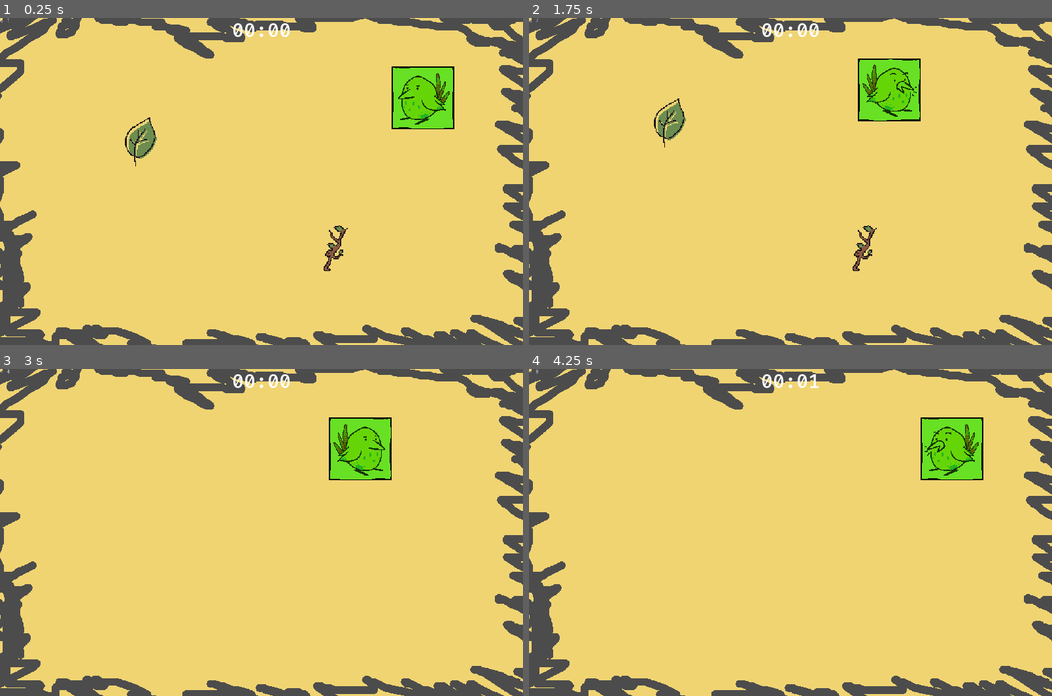
Above: before the commit, frames 1-4 (two rows, left to right).
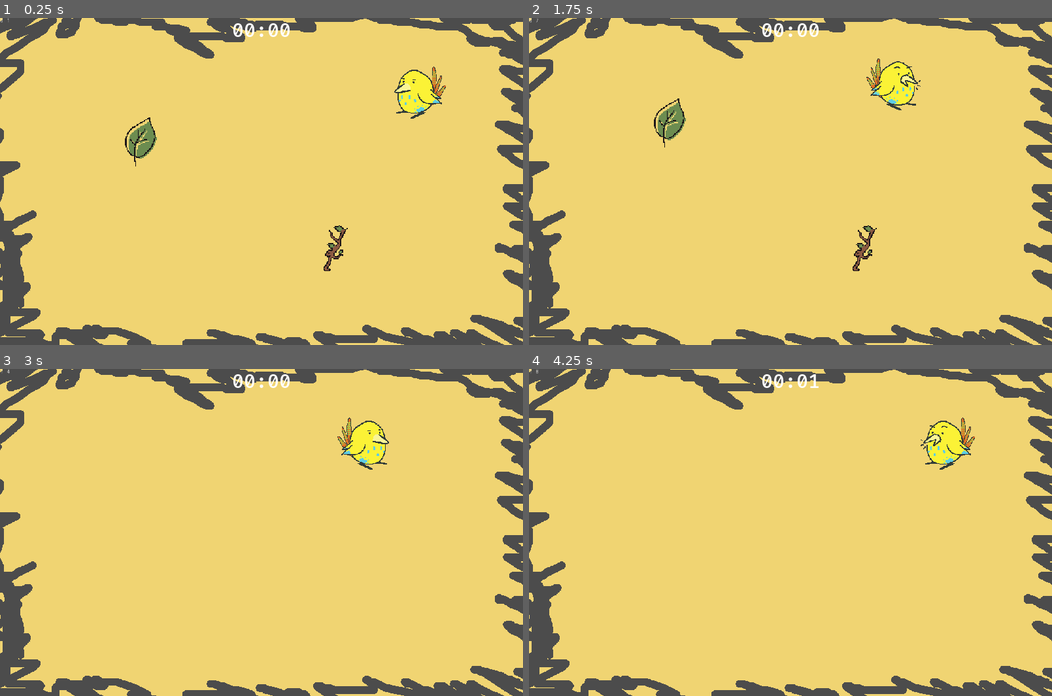
Above: after the commit, the same moments.

Repository: mapedorr/CapstoneGame
Game: Godot game, scene res://Limpiar/CleaningGame.tscn
Same seed, same stepped clock (60 frames per second), same inputs: the game is played once before the commit and once after it. Sound files missing from this copy of the repository are replaced by a short silence.
Inputs (mouse positions are in pixels of both pictures, inside the frame that each line leads up to):
- Up to frame 1 (0.25 s): no input
- Up to frame 2 (1.75 s): tap Enter at 0.5 s; drag from (670, 142) to (863, 250) at 0.52 s; tap Space at 1.25 s; drag from (863, 250) to (670, 142) at 1.27 s
- Up to frame 3 (3 s): move the mouse to (313, 460) at 2.02 s; click (313, 460) at 2.17 s; drag from (235, 597) to (104, 483) at 2.77 s
- Up to frame 4 (4.25 s): tap Enter at 3.5 s; move the mouse to (947, 581) at 3.52 s; click (947, 581) at 3.67 s

The runs differ from the first frame. In frame 1, 2.3% of the frame differs, in the area x 74-87%, y 14-34%; in frame 2, 2.3%; in frame 3, 2.3%; in frame 4, 2.3%.

Commit message:
Added breakable objects.
Added Flower sprites.
Added layer system for music.
Implemented music system.

Diff:
--- a/Limpiar/CleaningGame.tscn
+++ b/Limpiar/CleaningGame.tscn
@@ -1,21 +1,25 @@
-[gd_scene load_steps=17 format=2]
+[gd_scene load_steps=22 format=2]
 
 [ext_resource path="res://Limpiar/Limpiar.gd" type="Script" id=1]
 [ext_resource path="res://Limpiar/Leaf/Leaf.tscn" type="PackedScene" id=2]
 [ext_resource path="res://Limpiar/Leaf/Stick.tscn" type="PackedScene" id=3]
-[ext_resource path="res://Limpiar/fondo.png" type="Texture" id=4]
-[ext_resource path="res://CustomResources/DynamicFonts/FiraCode-Medium-32.tres" type="DynamicFont" id=5]
-[ext_resource path="res://Limpiar/MusicManager.gd" type="Script" id=6]
-[ext_resource path="res://Limpiar/Metronome.gd" type="Script" id=7]
-[ext_resource path="res://Audio/MusicRefLoop_CleaningStage_110BPM.wav" type="AudioStream" id=8]
-[ext_resource path="res://Assets/Sprites/bird-02.png" type="Texture" id=9]
-[ext_resource path="res://Assets/Sprites/bird-02-pressed.png" type="Texture" id=10]
-[ext_resource path="res://Assets/Scripts/DancingBird.gd" type="Script" id=11]
-[ext_resource path="res://Audio/achli2.ogg" type="AudioStream" id=12]
-[ext_resource path="res://CustomResources/DynamicFonts/FiraCode-Medium-128.tres" type="DynamicFont" id=13]
+[ext_resource path="res://Limpiar/Leaf/Flower.tscn" type="PackedScene" id=4]
+[ext_resource path="res://Limpiar/fondo.png" type="Texture" id=5]
+[ext_resource path="res://CustomResources/DynamicFonts/FiraCode-Medium-32.tres" type="DynamicFont" id=6]
+[ext_resource path="res://Limpiar/MusicManager.gd" type="Script" id=7]
+[ext_resource path="res://Limpiar/Metronome.gd" type="Script" id=8]
+[ext_resource path="res://Audio/MX/MX_Cleaning_Base.ogg" type="AudioStream" id=9]
+[ext_resource path="res://Audio/MX/MX_Cleaning_Layer1.ogg" type="AudioStream" id=10]
+[ext_resource path="res://Audio/MX/MX_Cleaning_Layer2.ogg" type="AudioStream" id=11]
+[ext_resource path="res://Audio/MX/MX_Cleaning_Layer3.ogg" type="AudioStream" id=12]
+[ext_resource path="res://Assets/Sprites/bird_1-idle.png" type="Texture" id=13]
+[ext_resource path="res://Assets/Sprites/bird_1-sing.png" type="Texture" id=14]
+[ext_resource path="res://Assets/Scripts/DancingBird.gd" type="Script" id=15]
+[ext_resource path="res://Audio/achli2.ogg" type="AudioStream" id=16]
+[ext_resource path="res://CustomResources/DynamicFonts/FiraCode-Medium-128.tres" type="DynamicFont" id=17]
 
 [sub_resource type="Theme" id=1]
-default_font = ExtResource( 5 )
+default_font = ExtResource( 6 )
 Label/colors/font_color = Color( 1, 1, 1, 1 )
 Label/colors/font_color_shadow = Color( 0, 0, 0, 0 )
 Label/colors/font_outline_modulate = Color( 1, 1, 1, 1 )
@@ -44,19 +48,24 @@
 "values": [ Vector2( 0, 0 ), Vector2( 0, -20 ), Vector2( 0, 0 ) ]
 }
 
+[sub_resource type="RectangleShape2D" id=4]
+extents = Vector2( 500, 304.762 )
+
 [node name="Limpiar" type="Node2D"]
 script = ExtResource( 1 )
 leaf = ExtResource( 2 )
 stick = ExtResource( 3 )
+flower = ExtResource( 4 )
 
 [node name="fondo" type="Sprite" parent="."]
 position = Vector2( 640, 400 )
 z_index = -1
-texture = ExtResource( 4 )
+texture = ExtResource( 5 )
 
 [node name="MasterTimer" type="Timer" parent="."]
 
 [node name="Debug" type="Control" parent="."]
+editor/display_folded = true
 margin_right = 1280.0
 margin_bottom = 800.0
 mouse_filter = 2
@@ -70,11 +79,12 @@
 valign = 1
 
 [node name="MusicManager" type="Node" parent="."]
-script = ExtResource( 6 )
+editor/display_folded = true
+script = ExtResource( 7 )
 
 [node name="Metronome" type="Node" parent="MusicManager"]
 editor/display_folded = true
-script = ExtResource( 7 )
+script = ExtResource( 8 )
 bpm = 110.0
 eight = true
 
@@ -86,27 +96,35 @@
 process_mode = 0
 wait_time = 0.5
 
-[node name="Mx" type="AudioStreamPlayer" parent="MusicManager"]
-stream = ExtResource( 8 )
+[node name="MxBase" type="AudioStreamPlayer" parent="MusicManager"]
+stream = ExtResource( 9 )
+
+[node name="Layer1" type="AudioStreamPlayer" parent="MusicManager"]
+stream = ExtResource( 10 )
+
+[node name="Layer2" type="AudioStreamPlayer" parent="MusicManager"]
+stream = ExtResource( 11 )
+
+[node name="Layer3" type="AudioStreamPlayer" parent="MusicManager"]
+stream = ExtResource( 12 )
 
 [node name="Bird4" type="Sprite" parent="."]
 position = Vector2( 958.687, 118.583 )
 
 [node name="DancingBird" type="TouchScreenButton" parent="Bird4"]
-modulate = Color( 0.407843, 0.878431, 0.141176, 1 )
 scale = Vector2( 0.3, 0.3 )
-normal = ExtResource( 9 )
-pressed = ExtResource( 10 )
+normal = ExtResource( 13 )
+pressed = ExtResource( 14 )
 shape = SubResource( 2 )
 passby_press = true
-script = ExtResource( 11 )
+script = ExtResource( 15 )
 cuando = 4
 
 [node name="Dance" type="AnimationPlayer" parent="Bird4/DancingBird"]
 anims/Dance = SubResource( 3 )
 
 [node name="Chirp" type="AudioStreamPlayer2D" parent="Bird4/DancingBird"]
-stream = ExtResource( 12 )
+stream = ExtResource( 16 )
 
 [node name="LeafContainer" type="Node2D" parent="."]
 __meta__ = {
@@ -140,4 +158,15 @@
 valign = 1
 autowrap = true
 
+[node name="SpawnArea" type="StaticBody2D" parent="."]
+editor/display_folded = true
+position = Vector2( 636.259, 404.603 )
+__meta__ = {
+"_edit_group_": true
+}
+
+[node name="CollisionShape2D" type="CollisionShape2D" parent="SpawnArea"]
+shape = SubResource( 4 )
+disabled = true
+
 [connection signal="timeout" from="MusicManager/Metronome/Timer" to="MusicManager/Metronome" method="_on_Timer_timeout"]
--- /dev/null
+++ b/Limpiar/Leaf/Breakable.gd
@@ -0,0 +1,32 @@
+extends "res://Limpiar/Leaf/SwipeObject.gd"
+
+var alive = true
+var cuando2 = 2
+var hp = 2
+
+func _ready():
+	print("Ready Breakable")
+	if random_movement:
+		randomize()
+		cuando2 = randi() % max_count + 1
+	$TouchScreenButton.connect("pressed", self, "kill")
+
+func _on_swiped(gesture):
+	if not alive:
+		._on_swiped(gesture)
+
+func move():
+	if hp > 1:
+		.move()
+		if cuando2 == count:
+			$Sprite/Dance.play("Dance")
+			randomize()
+			cuando2 = randi() % max_count + 1
+
+func kill():
+	if alive:
+		hp -= 1
+		if hp == 1:
+			$Sprite/Dance.play("Dead")
+		if hp == 0:
+			alive = false
--- /dev/null
+++ b/Limpiar/Leaf/Flower.tscn
@@ -0,0 +1,153 @@
+[gd_scene load_steps=11 format=2]
+
+[ext_resource path="res://Limpiar/Leaf/Breakable.gd" type="Script" id=1]
+[ext_resource path="res://Assets/Sprites/flor_dance1.png" type="Texture" id=2]
+[ext_resource path="res://Assets/Sprites/flor_dance2.png" type="Texture" id=3]
+[ext_resource path="res://Assets/Sprites/flor_dead.png" type="Texture" id=4]
+[ext_resource path="res://addons/swipe-detector/swipe_detector.gd" type="Script" id=5]
+[ext_resource path="res://addons/swipe-detector/icon.png" type="Texture" id=6]
+
+[sub_resource type="Animation" id=1]
+resource_name = "Dance"
+length = 0.2
+tracks/0/type = "value"
+tracks/0/path = NodePath(".:position")
+tracks/0/interp = 1
+tracks/0/loop_wrap = true
+tracks/0/imported = false
+tracks/0/enabled = false
+tracks/0/keys = {
+"times": PoolRealArray( 0, 0.1, 0.2 ),
+"transitions": PoolRealArray( 1, 1, 1 ),
+"update": 1,
+"values": [ Vector2( 0, 0 ), Vector2( 0, -20 ), Vector2( 0, 0 ) ]
+}
+tracks/1/type = "value"
+tracks/1/path = NodePath("../SwipeDetector/Area2D/CollisionShape2D:position")
+tracks/1/interp = 1
+tracks/1/loop_wrap = true
+tracks/1/imported = false
+tracks/1/enabled = true
+tracks/1/keys = {
+"times": PoolRealArray( 0, 0.1, 0.2 ),
+"transitions": PoolRealArray( 1, 1, 1 ),
+"update": 1,
+"values": [ Vector2( 0, 0 ), Vector2( -6.29372, -10.5594 ), Vector2( 0, 0 ) ]
+}
+tracks/2/type = "value"
+tracks/2/path = NodePath(".:texture")
+tracks/2/interp = 1
+tracks/2/loop_wrap = true
+tracks/2/imported = false
+tracks/2/enabled = true
+tracks/2/keys = {
+"times": PoolRealArray( 0, 0.1, 0.2 ),
+"transitions": PoolRealArray( 1, 1, 1 ),
+"update": 1,
+"values": [ ExtResource( 2 ), ExtResource( 3 ), ExtResource( 2 ) ]
+}
+tracks/3/type = "value"
+tracks/3/path = NodePath("../SwipeDetector/Area2D/CollisionShape2D:rotation_degrees")
+tracks/3/interp = 1
+tracks/3/loop_wrap = true
+tracks/3/imported = false
+tracks/3/enabled = true
+tracks/3/keys = {
+"times": PoolRealArray( 0 ),
+"transitions": PoolRealArray( 1 ),
+"update": 0,
+"values": [ 15.0 ]
+}
+tracks/4/type = "value"
+tracks/4/path = NodePath("../TouchScreenButton:position")
+tracks/4/interp = 1
+tracks/4/loop_wrap = true
+tracks/4/imported = false
+tracks/4/enabled = true
+tracks/4/keys = {
+"times": PoolRealArray( 0, 0.1, 0.2 ),
+"transitions": PoolRealArray( 1, 1, 1 ),
+"update": 0,
+"values": [ Vector2( -1, -1 ), Vector2( -8, -13 ), Vector2( -1, -1 ) ]
+}
+
+[sub_resource type="Animation" id=2]
+resource_name = "Dead"
+length = 0.1
+tracks/0/type = "value"
+tracks/0/path = NodePath(".:texture")
+tracks/0/interp = 1
+tracks/0/loop_wrap = true
+tracks/0/imported = false
+tracks/0/enabled = true
+tracks/0/keys = {
+"times": PoolRealArray( 0 ),
+"transitions": PoolRealArray( 1 ),
+"update": 1,
+"values": [ ExtResource( 4 ) ]
+}
+tracks/1/type = "value"
+tracks/1/path = NodePath("../SwipeDetector/Area2D/CollisionShape2D:rotation_degrees")
+tracks/1/interp = 1
+tracks/1/loop_wrap = true
+tracks/1/imported = false
+tracks/1/enabled = true
+tracks/1/keys = {
+"times": PoolRealArray( 0 ),
+"transitions": PoolRealArray( 1 ),
+"update": 0,
+"values": [ 103.219 ]
+}
+tracks/2/type = "value"
+tracks/2/path = NodePath("../SwipeDetector/Area2D/CollisionShape2D:position")
+tracks/2/interp = 1
+tracks/2/loop_wrap = true
+tracks/2/imported = false
+tracks/2/enabled = true
+tracks/2/keys = {
+"times": PoolRealArray( 0 ),
+"transitions": PoolRealArray( 1 ),
+"update": 0,
+"values": [ Vector2( -0.87413, 13.4616 ) ]
+}
+
+[sub_resource type="CapsuleShape2D" id=3]
+radius = 18.6056
+height = 19.9381
+
+[sub_resource type="RectangleShape2D" id=4]
+extents = Vector2( 24, 24 )
+
+[node name="Flower" type="Node2D"]
+script = ExtResource( 1 )
+random_movement = true
+
+[node name="Sprite" type="Sprite" parent="."]
+editor/display_folded = true
+texture = ExtResource( 2 )
+
+[node name="Dance" type="AnimationPlayer" parent="Sprite"]
+anims/Dance = SubResource( 1 )
+anims/Dead = SubResource( 2 )
+
+[node name="Tween" type="Tween" parent="."]
+
+[node name="SwipeDetector" type="Node" parent="."]
+editor/display_folded = true
+script = ExtResource( 5 )
+__meta__ = {
+"_editor_icon": ExtResource( 6 )
+}
+distance_threshold = 0.01
+directions_mode = "Four Directions"
+
+[node name="Area2D" type="Area2D" parent="SwipeDetector"]
+
+[node name="CollisionShape2D" type="CollisionShape2D" parent="SwipeDetector/Area2D"]
+rotation = 0.261799
+shape = SubResource( 3 )
+
+[node name="TouchScreenButton" type="TouchScreenButton" parent="."]
+position = Vector2( -1, -1 )
+scale = Vector2( 0.726472, 0.856078 )
+shape = SubResource( 4 )
--- a/Limpiar/Leaf/SwipeObject.gd
+++ b/Limpiar/Leaf/SwipeObject.gd
@@ -6,10 +6,12 @@
 
 export(int) var cuando = 1
 export(bool) var random_movement
-export (int) var max_count = 8
+export(int) var max_count = 8
+
 var count = 2
 
 func _ready():
+	print("Ready SwipeObject")
 	# Connect signals
 	$SwipeDetector.connect("swipe_started", self, "_on_swipe_started")
 	$SwipeDetector.connect("swipe_ended", self, "_on_swipe_ended")
@@ -19,7 +21,7 @@
 
 	if random_movement:
 		randomize()
-		cuando = randi()%max_count+1
+		cuando = randi() % max_count + 1
 
 func _enter_tree():
 	$SwipeDetector/Area2D.transform = transform
@@ -59,12 +61,8 @@
 	$Tween.start()
 
 func move():
-
 	if cuando == count:
 		$Sprite/Dance.play("Dance")
-		#if random_movement:
-		#	randomize()
-		#s	cuando = randi()%max_count+1
 	count += 1
 	if count > max_count:
 		count = 1
--- a/Limpiar/Limpiar.gd
+++ b/Limpiar/Limpiar.gd
@@ -2,11 +2,12 @@
 
 export(PackedScene) var leaf
 export(PackedScene) var stick
+export(PackedScene) var flower
 onready var dirt_on_ground = $LeafContainer.get_children().size()
-onready var min_x = 32
-onready var max_x = int(get_viewport().get_size().x - 32)
-onready var min_y = 32
-onready var max_y = int(get_viewport().get_size().y - 32)
+onready var min_x = int ($SpawnArea.position.x - $SpawnArea/CollisionShape2D.shape.extents.x)
+onready var max_x = int($SpawnArea/CollisionShape2D.shape.extents.x*2)
+onready var min_y = int ($SpawnArea.position.y - $SpawnArea/CollisionShape2D.shape.extents.y)
+onready var max_y = int($SpawnArea/CollisionShape2D.shape.extents.y*2)
 var clean = false
 var timer_on = false
 var countdown_on = false
@@ -76,7 +77,7 @@
 			spawn_limit += 2
 
 func spawn_mugre():
-	var new_mugre = leaf.instance() if (randi() % 21 > 10) else stick.instance()
+	var new_mugre = leaf.instance() if (randi() % 21 > 10) else flower.instance()
 	var pos_x = randi()%(max_x - min_x) + min_x
 	var pos_y = randi()%(max_y - min_y) + min_y
 	new_mugre.set_position(Vector2(pos_x, pos_y))
@@ -100,5 +101,6 @@
 func check_dirt():
 	dirt_on_ground -= 1
 	if dirt_on_ground == 0:
+		$MusicManager.add_layer()
 		spawn_countdown = 3
 		clean = true
--- a/Limpiar/Limpiar.tscn
+++ b/Limpiar/Limpiar.tscn
@@ -1,8 +1,8 @@
 [gd_scene load_steps=23 format=2]
 
 [ext_resource path="res://Limpiar/Limpiar.gd" type="Script" id=1]
-[ext_resource path="res://Assets/Sprites/bird-02.png" type="Texture" id=2]
-[ext_resource path="res://Assets/Sprites/bird-02-pressed.png" type="Texture" id=3]
+[ext_resource path="res://Assets/Sprites/bird_1-idle.png" type="Texture" id=2]
+[ext_resource path="res://Assets/Sprites/bird_1-sing.png" type="Texture" id=3]
 [ext_resource path="res://Assets/Scripts/SwipeObject.gd" type="Script" id=4]
 [ext_resource path="res://Assets/Scripts/SwipeBird.gd" type="Script" id=5]
 [ext_resource path="res://addons/swipe-detector/swipe_detector.gd" type="Script" id=6]
@@ -16,6 +16,8 @@
 [ext_resource path="res://Audio/leon wei.ogg" type="AudioStream" id=14]
 [ext_resource path="res://Audio/achli.ogg" type="AudioStream" id=15]
 [ext_resource path="res://Audio/achli2.ogg" type="AudioStream" id=16]
+
+
 
 
 [sub_resource type="RectangleShape2D" id=1]
--- a/Limpiar/MusicManager.gd
+++ b/Limpiar/MusicManager.gd
@@ -1,12 +1,36 @@
 extends Node
 
+
+onready var current_layer = 0
+
 var isPlaying = false
+
 # Called when the node enters the scene tree for the first time.
 func _ready():
 	$Metronome.start_metronome()
 
 func _process(delta):
 	if isPlaying == false:
-		if $Metronome.current_measure == 2:
-			$Mx.play()
+		if $Metronome.current_measure == 1:
 			isPlaying = true
+			start_system()
+
+func start_system():
+	$MxBase.play()
+
+func add_layer():
+	current_layer += 1
+
+	while (true):
+		if $Metronome.current_beat == 1:
+			match current_layer:
+				1:
+					$Layer1.play($MxBase.get_playback_position())
+					break
+				2:
+					$Layer2.play($MxBase.get_playback_position())
+					break
+				3:
+					$Layer3.play($MxBase.get_playback_position())
+					break
+		yield(get_tree().create_timer(0.3),"timeout")
Binary file removed: Assets/Sprites/bird-02-pressed.png
Binary file removed: Assets/Sprites/bird-02.png
Binary file added: Assets/Sprites/bird_1-idle.png
Not shown, added: Assets/Sprites/bird_1-idle.png.import
Binary file added: Assets/Sprites/bird_1-sing.png
Not shown, added: Assets/Sprites/bird_1-sing.png.import
Binary file added: Assets/Sprites/flor_dance1.png
Not shown, changed: Assets/Sprites/flor_dance1.png.import
Binary file added: Assets/Sprites/flor_dance2.png
Not shown, changed: Assets/Sprites/flor_dance2.png.import
Binary file added: Assets/Sprites/flor_dead.png
Not shown, added: Assets/Sprites/flor_dead.png.import
(and 1 more such lines)
